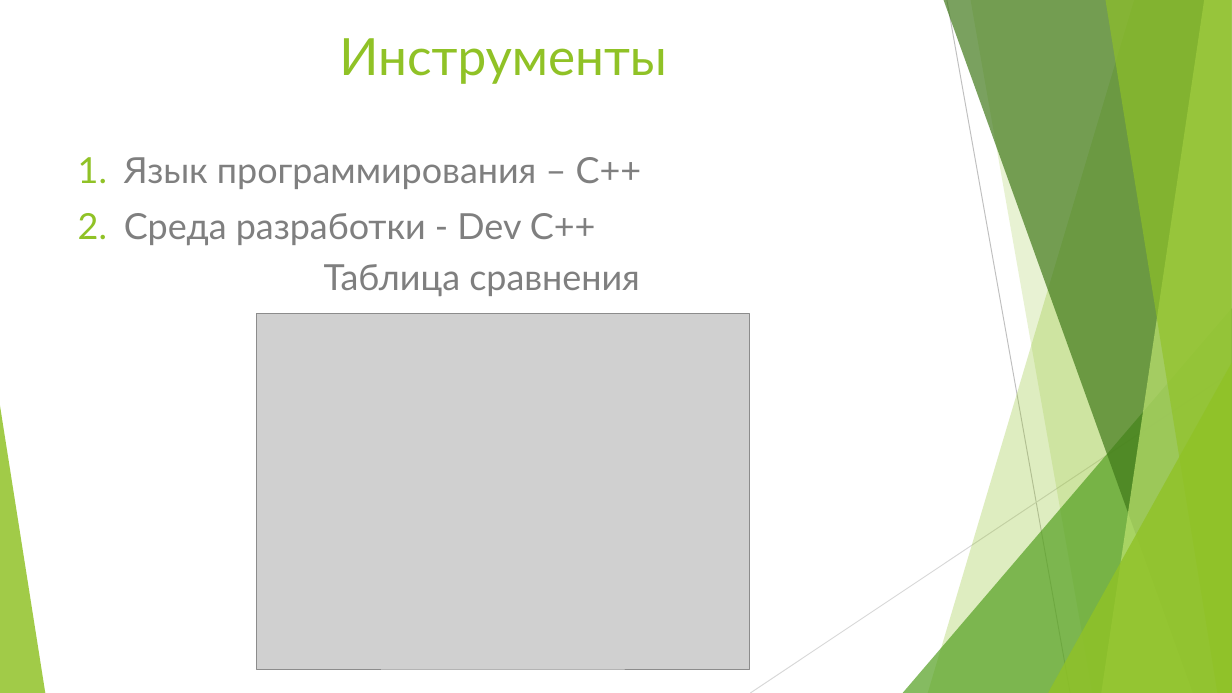
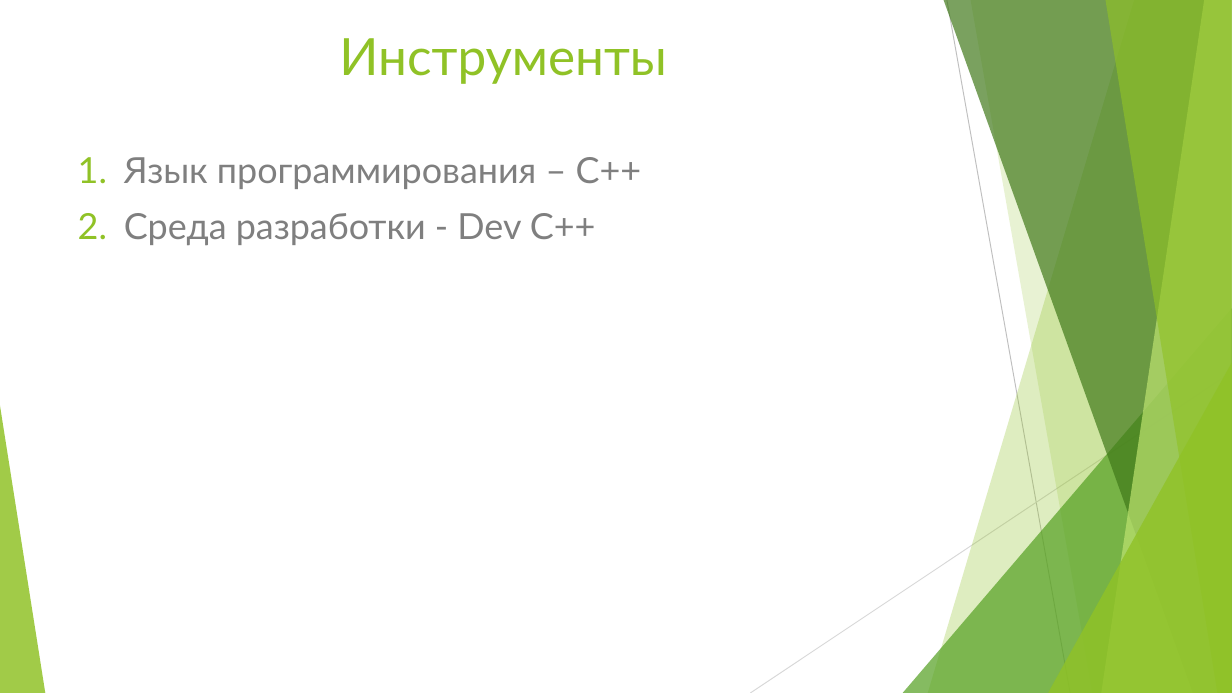
Before and after one commit to prog-kkkmt/p2-17, a slide deck: slide 2 of Презентация Соколов П2-17.pptx. Drawn at 1232x693 pixels with LibreOffice and Linux fonts; fonts in the diff are those of the drawing; grey boxes stand for pictures. Boxes give left, top, right and bottom in pixels: in the first picture for what was removed or moved away, otherwise in the second. Text is boxed around its words. In the diff, an @@ line names an element or a change of style, - is before the commit and + after.

```diff
--- a/Презентация Соколов П2-17.pptx
+++ b/Презентация Соколов П2-17.pptx
@@ text removed at bbox=[324, 264, 640, 296] @@
-Таблица сравнения
@@ picture removed at bbox=[256, 314, 750, 669] @@
```
Also in this commit, not shown: 1 other file.
